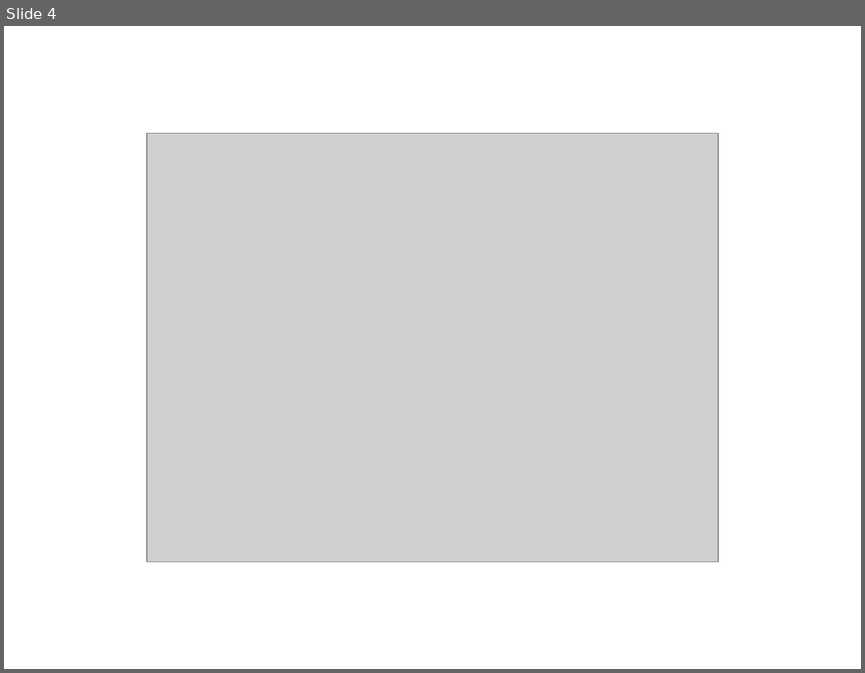
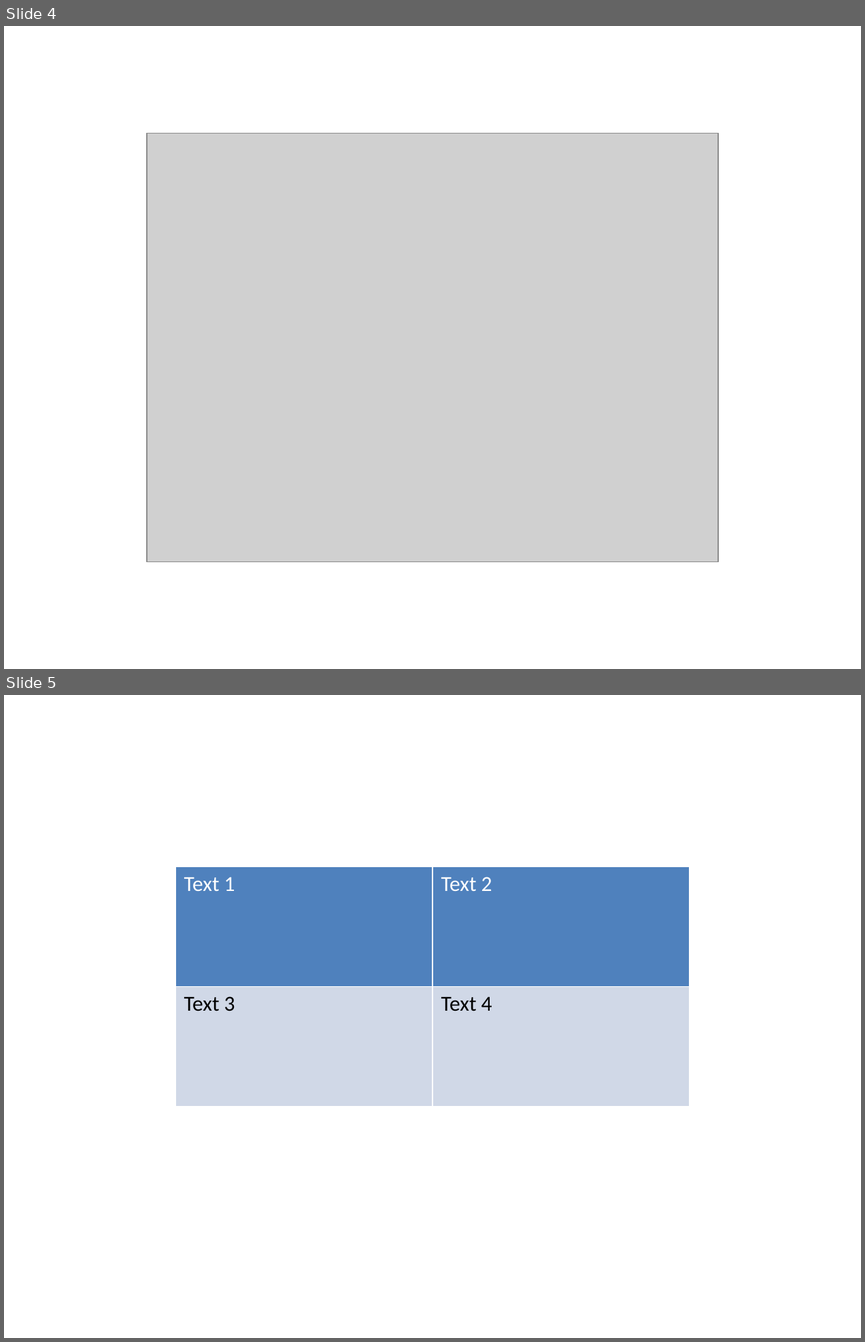
Before and after one commit to agbilotia1998/slydok, a slide deck: test.pptx. Shown one above the other, each under a label of ours: slide 4 before the commit, slides 4 and 5 after it. The pictures are 865x673 and 865x1342 pixels, drawn with LibreOffice and Linux fonts; fonts in the diff are those of the drawing; grey boxes stand for pictures. Boxes give left, top, right and bottom in pixels: in the first picture for what was removed or moved away, otherwise in the second. Text is boxed around its words. In the diff, an @@ line names an element or a change of style, - is before the commit and + after.

Commit message:
Added table slide

```diff
--- a/test.pptx
+++ b/test.pptx
@@ slide 5 added at [4,695,861,1338], background #FFFFFF @@
@@ table added at [175,866,689,1106], 2 rows, 2 columns @@
+Text 1 | Text 2
+Text 3 | Text 4
```
Also in this commit, not shown: 3 other files.
